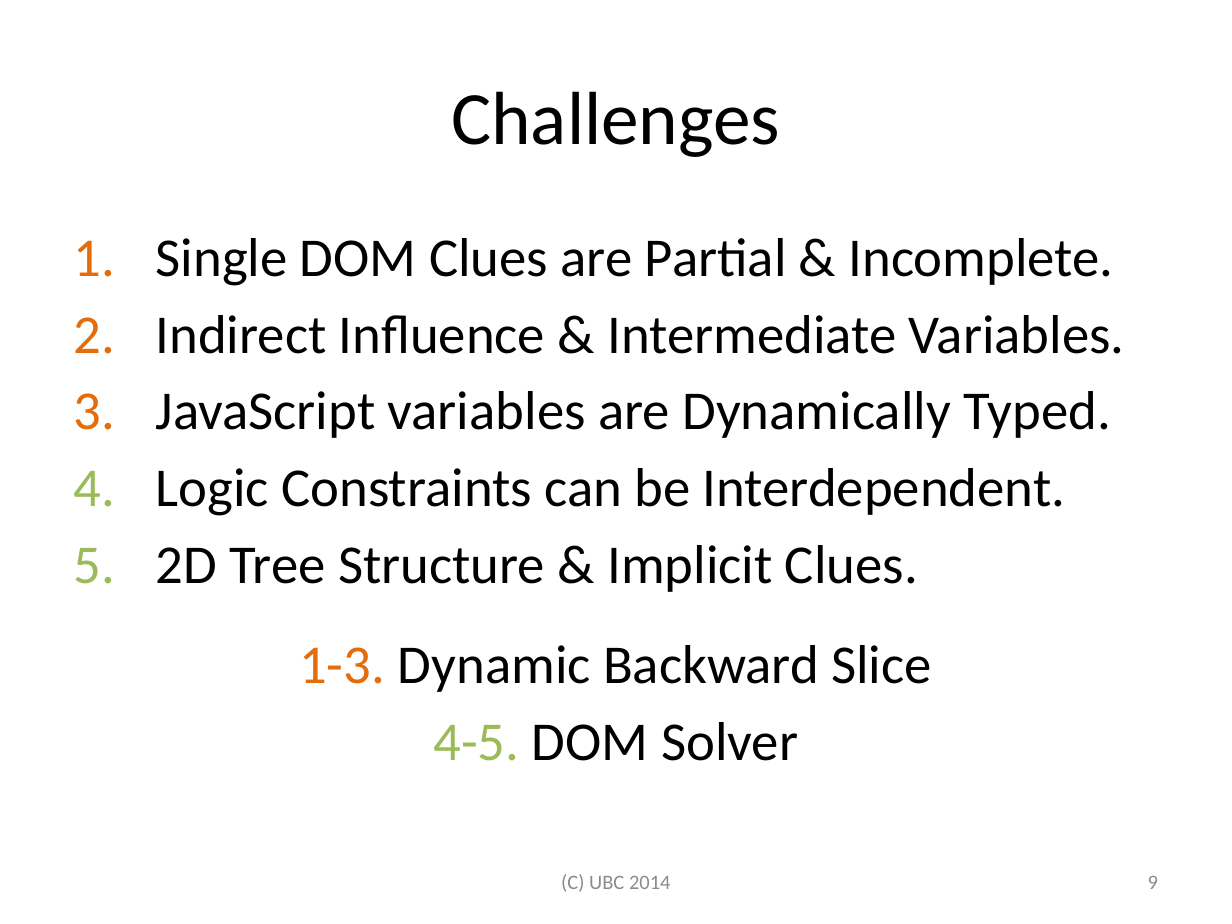
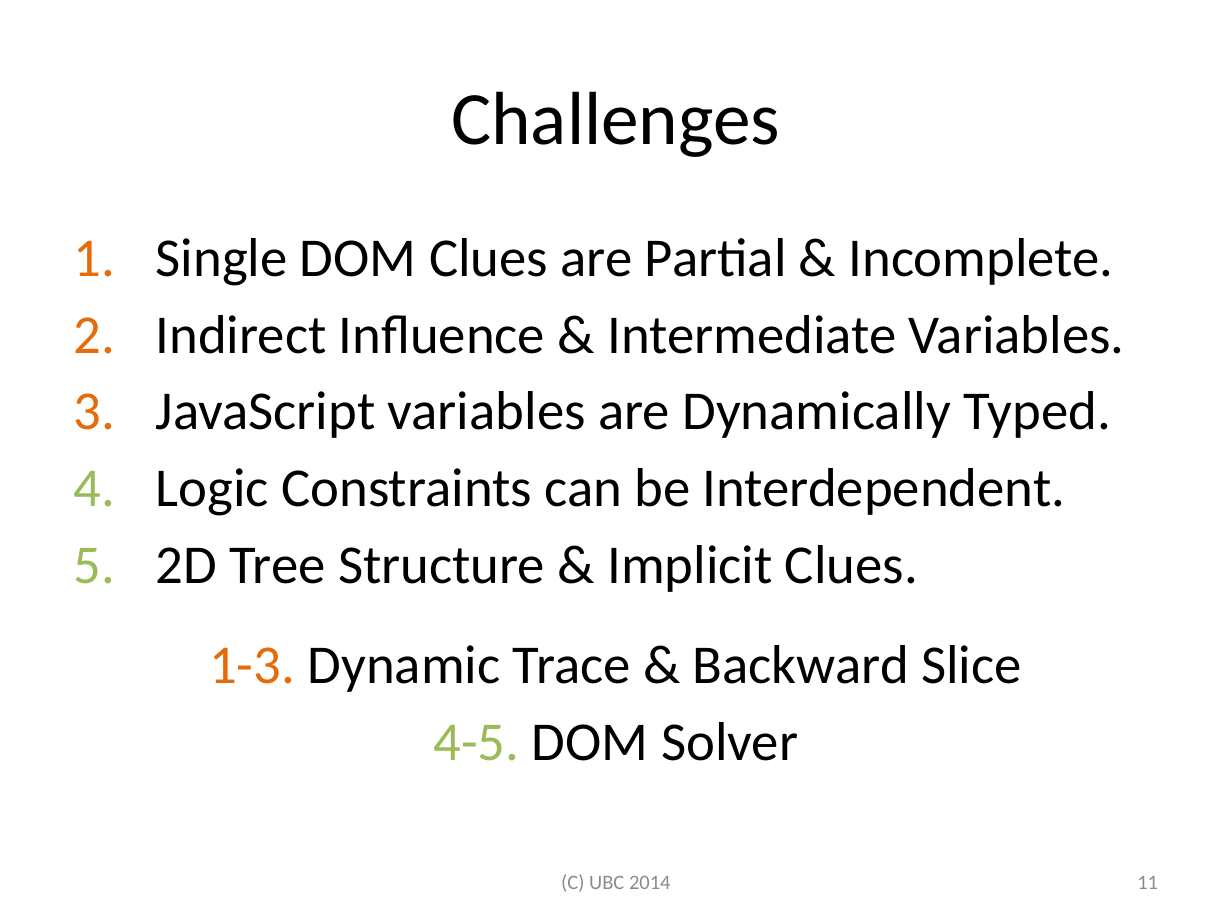
Before and after one commit to jamestklo/ConcolicJS, a slide deck: slide 12 of docs/csRPE-tkloReport.pptx (slide 10 before the commit). Drawn at 1232x924 pixels with LibreOffice and Linux fonts; fonts in the diff are those of the drawing. Boxes give left, top, right and bottom in pixels: in the first picture for what was removed or moved away, otherwise in the second. Text is boxed around its words. In the diff, an @@ line names an element or a change of style, - is before the commit and + after.

```diff
--- a/docs/csRPE-tkloReport.pptx
+++ b/docs/csRPE-tkloReport.pptx
@@ text at (209, 645, 1022, 692): text changed @@
-1-3. Dynamic Backward Slice
+1-3. Dynamic Trace & Backward Slice
@@ page number at (1137, 876, 1158, 889): text changed @@
-9
+11
```
Also in this commit, not shown: 30 other slides changed, 4 slides added, 1 slide removed, 7 other files.
